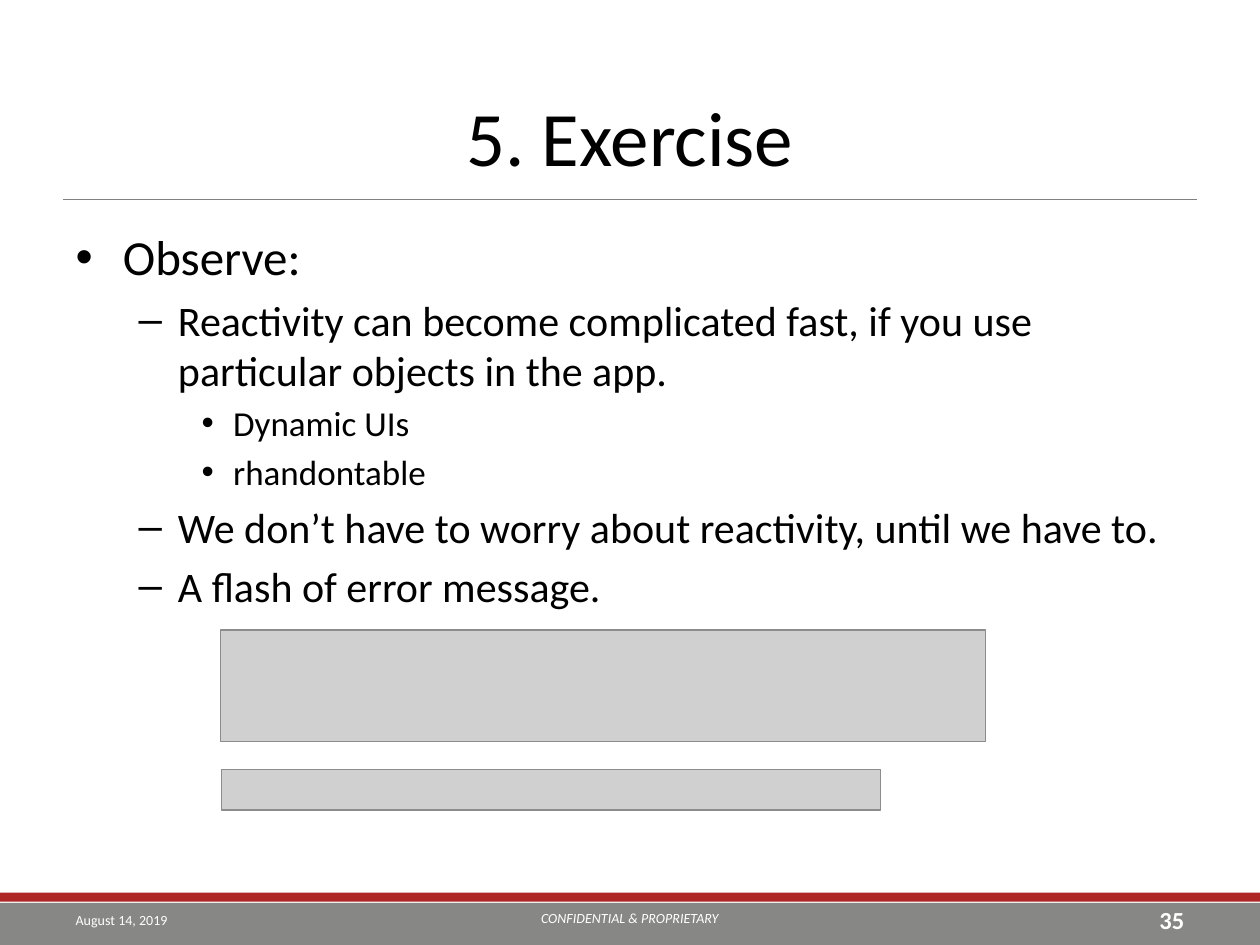
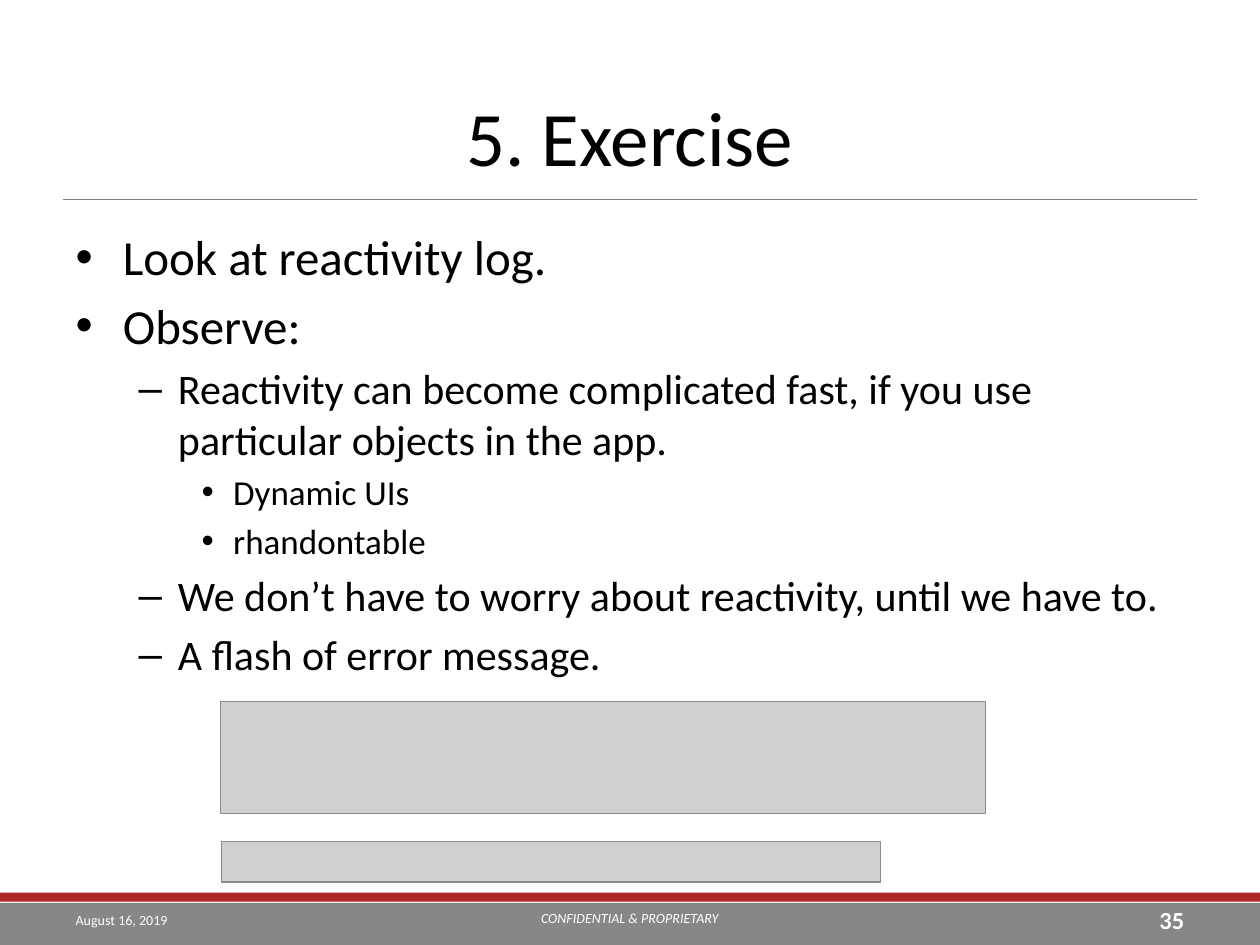
Before and after one commit to TEA-Analytics/ShinyWorkshop, a slide deck: slide 35 of Day 1.pptx. Drawn at 1260x945 pixels with LibreOffice and Linux fonts; fonts in the diff are those of the drawing; grey boxes stand for pictures; background and template pictures are left out. Boxes give left, top, right and bottom in pixels: in the first picture for what was removed or moved away, otherwise in the second. Text is boxed around its words. In the diff, an @@ line names an element or a change of style, - is before the commit and + after.

```diff
--- a/Day 1.pptx
+++ b/Day 1.pptx
@@ text at <box>123,241,546,284</box>: paragraph added @@
+• Look at reactivity log.
@@ picture: place and size @@
-picture at <box>220,630,985,742</box>
+picture at <box>220,702,985,814</box>
@@ picture: place and size @@
-picture at <box>222,770,881,810</box>
+picture at <box>222,842,881,882</box>
@@ text at <box>76,915,167,928</box>: text changed @@
-August 14, 2019
+August 16, 2019
```
Also in this commit, not shown: 54 other slides changed, 3 slides added, 6 other files.
